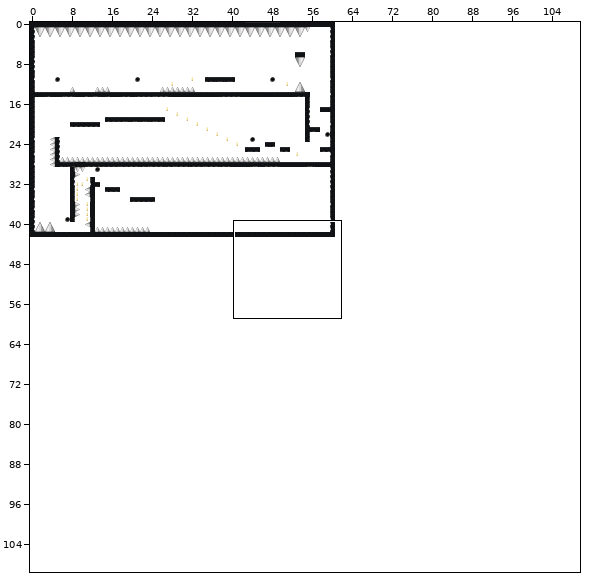
One commit to this Tiled map: android/assets/gamemap.tmx. Above: a wide view before the commit, with the close-up outlined.
Close-up. As it was:
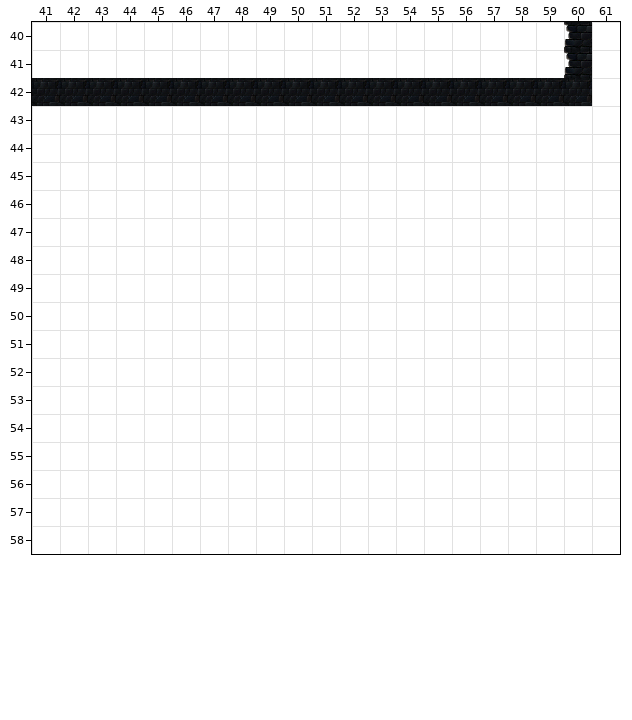
Cells are 64x64 px. Shown: x 41..61, y 40..58. The commit also changed other parts of the map, which this record leaves out.
Once edited:
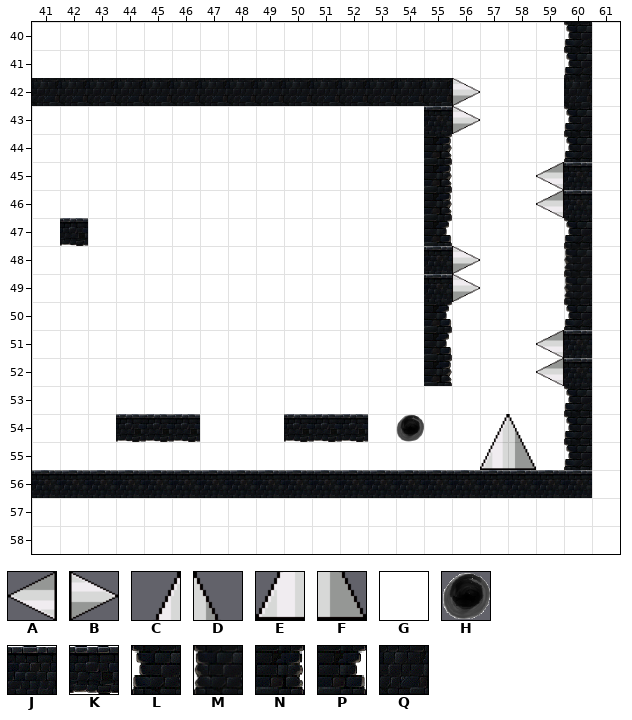
Key: from "tileset": A 16, B 18, C 26, D 27, E 28, F 29, G 30, H 32, J 54, K 60, L 68, M 70, N 72, P 74, Q 76.
_ is an empty cell, . an unchanged one.
The exact change:
--- layer "graphics"
@@ x 41..60 @@
-42 ...............QQQQ.
-43 ..............GG...G
-44 ..............G....G
-45 ..............G...GG
-46 ..............G...GG
-47 .G............G....G
-48 ..............GG...G
-49 ..............GG...G
-50 ..............G....G
-51 ..............G...GG
-52 ..............G...GG
-53 ...................G
-54 ...GGG...GGG.G..GG.G
-55 ................GG.G
-56 GGGGGGGGGGGGGGGGGGGG
+42 ...............B___.
+43 ..............JB...L
+44 ..............N....L
+45 ..............N...AJ
+46 ..............N...AJ
+47 .K............P....L
+48 ..............JB...M
+49 ..............JB...M
+50 ..............P....L
+51 ..............P...AJ
+52 ..............N...AJ
+53 ...................L
+54 ...KKK...KKK.H..CD.L
+55 ................EF.L
+56 JJJJJJJJJJJJJJJJJJJJ
